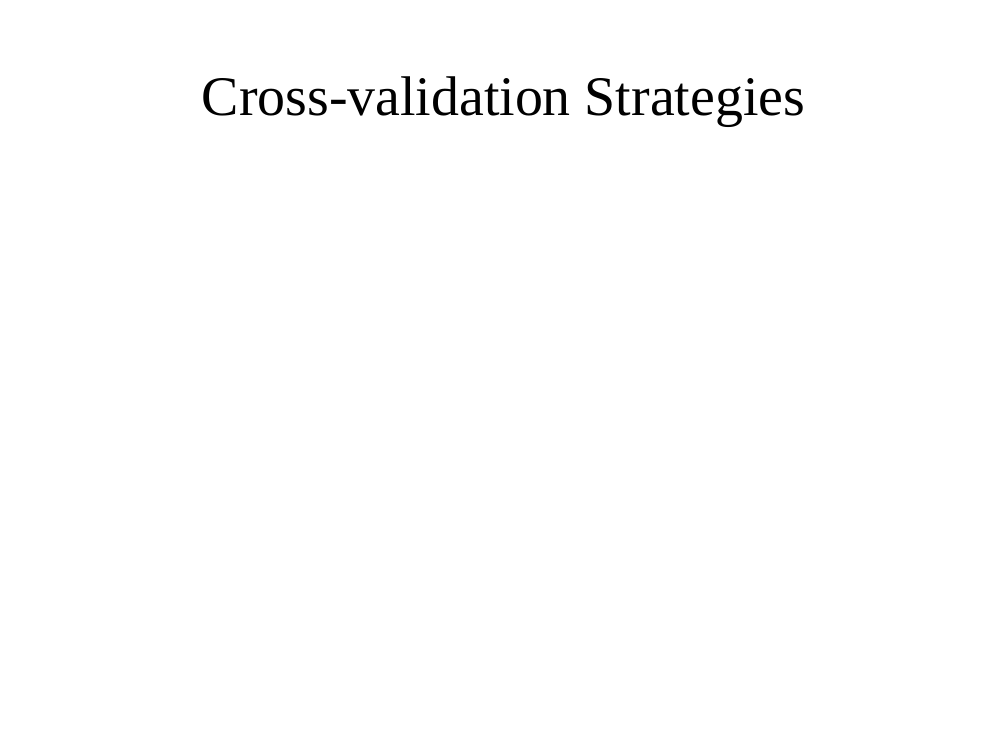
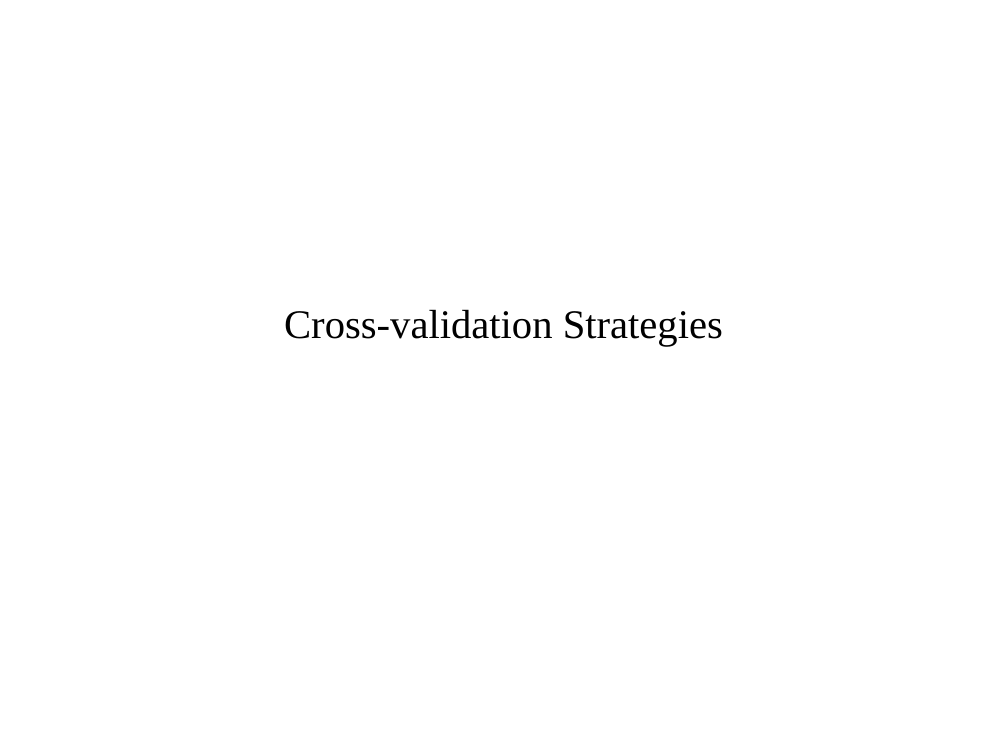
Before and after one commit to amueller/applied_ml_spring_2017, a slide deck: slide 28 of slides/aml-04-013017.odp (slide 19 before the commit). Drawn at 1008x756 pixels with LibreOffice and Linux fonts; fonts in the diff are those of the drawing. Boxes give left, top, right and bottom in pixels: in the first picture for what was removed or moved away, otherwise in the second. Text is boxed around its words. In the diff, an @@ line names an element or a change of style, - is before the commit and + after.

```diff
--- a/slides/aml-04-013017.odp
+++ b/slides/aml-04-013017.odp
@@ subtitle "Cross-validation Strategies" at <box>284,309,723,347</box>: size 44 to 32 pt @@
```
Also in this commit, not shown: 7 other slides changed, 22 slides added, 4 slides removed, 1 other file.
